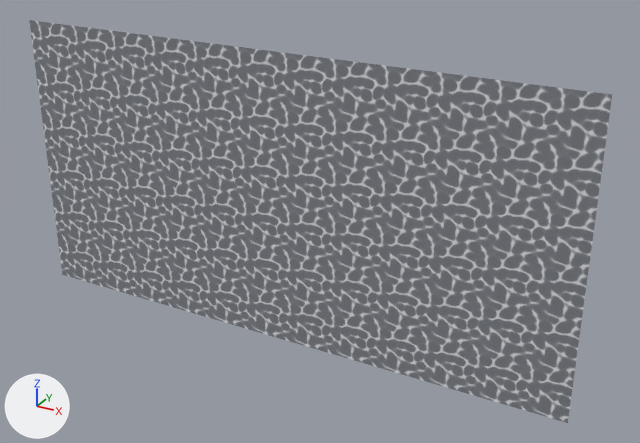
One commit to the glTF model assets/models/water.glb: the scene before it, then after it.
Before and after are seen from a camera (50 mm lens) standing at (1605.0, -3335.0, 2905.0) and looking at (-297.0, 124.0, 1176.0). The lights are fixed; the arrows at lower left show +X, +Y and +Z. The picture after the commit comes second.

Names of what the first picture shows: 'agua'.
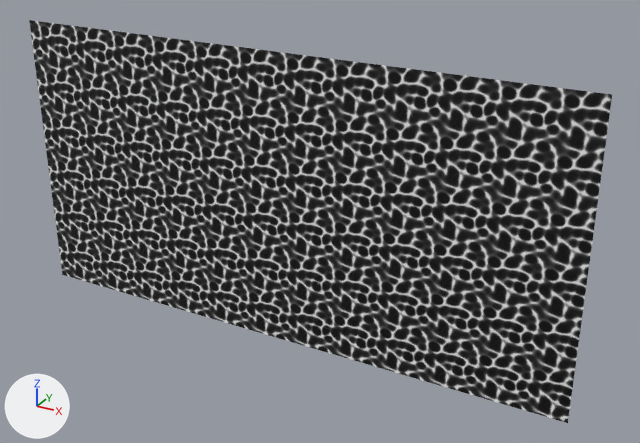
The newer file is also turned or shifted as a whole; pictures and numbers use the older file's frame.

What changed in the scene script:
```text
Change mat_agua:
    remove # nodes: BsdfPrincipled, Math x4, Mix, OutputMaterial, SeparateColor, TexImage x2, VertexColor
    nodes: BsdfPrincipled, Math x2, Mix, OutputMaterial, SeparateColor, TexImage x2, VertexColor
```

Boxes (x1, y1, x2, y2) around the edits, measured in the pictures (640 x 443 px):
'agua', surface changed (grey to black)
    both: (29, 20, 612, 423)
